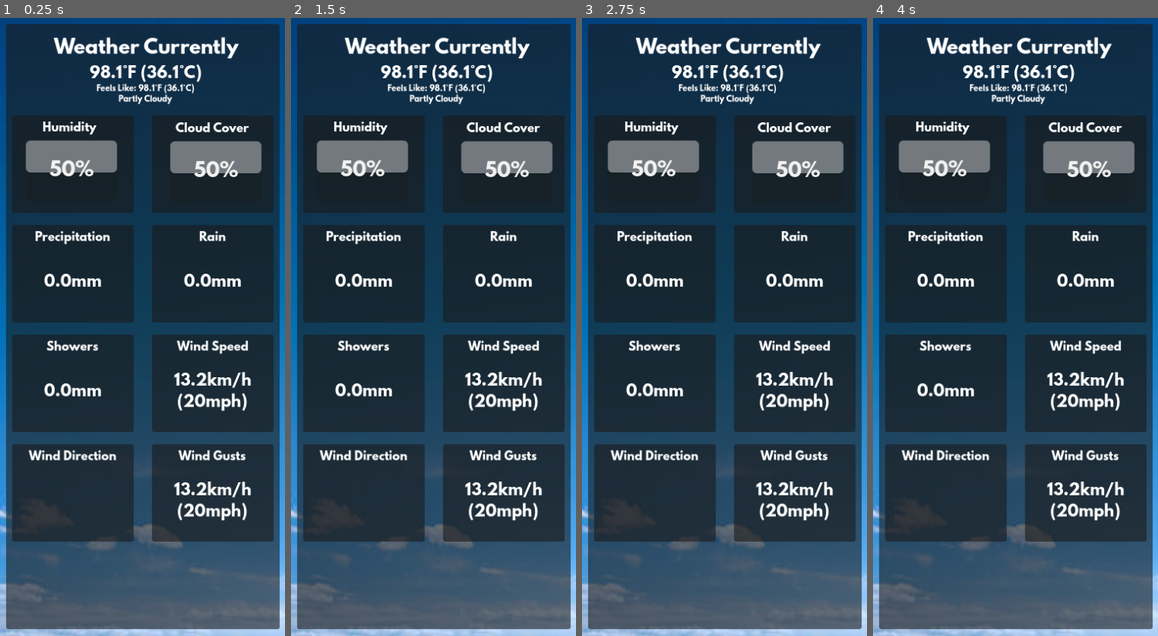
Above: before the commit, frames 1-4 (left to right).
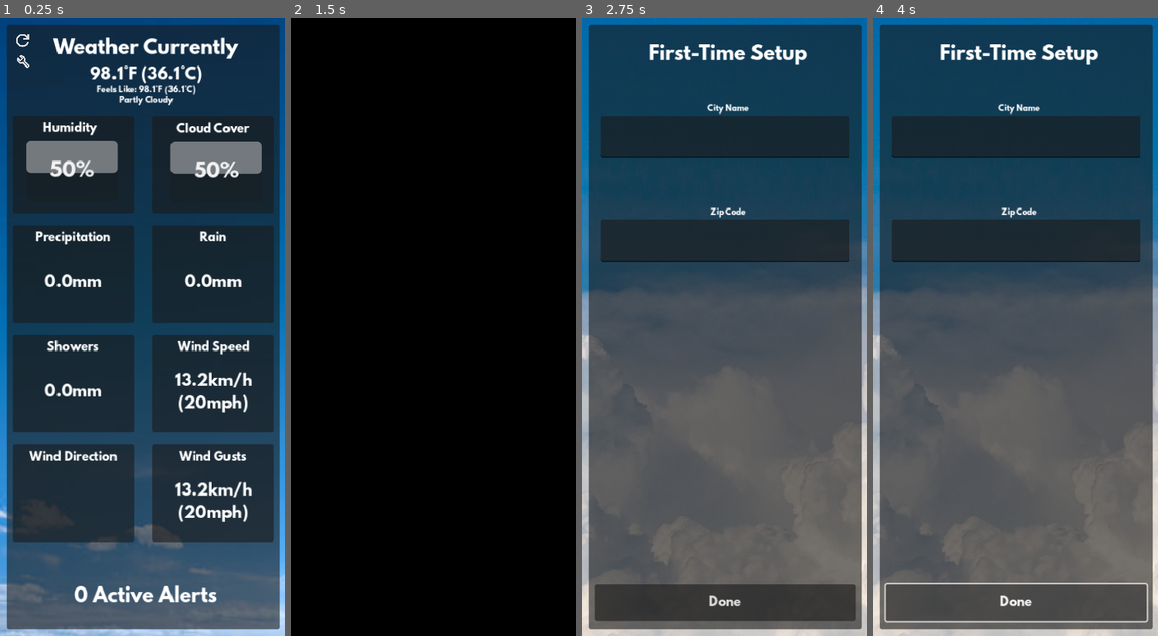
Above: after the commit, the same moments.

Repository: LapisGit/OpenWeather
Game: Godot game, scene res://main.tscn
Two runs of this game, one before a commit and one after it. Both use one fixed random seed, a clock stepped at 60 frames per second and the inputs below. This scene is started directly instead of the project's main scene.
Inputs (mouse positions are in pixels of both pictures, inside the frame that each line leads up to):
- Up to frame 1 (0.25 s): no input
- Up to frame 2 (1.5 s): click (313, 61) at 0.52 s; click (313, 61) at 1.27 s
- Up to frame 3 (2.75 s): click (724, 605) at 2 s, where only the run after the commit has a clickable "Done"
- Up to frame 4 (4 s): click (1015, 605) at 2.75 s, where only the run after the commit has a clickable "Done"; click (1015, 605) at 3.5 s, where only the run after the commit has a clickable "Done"

The runs differ from the first frame. In frame 1, 7.1% of the frame differs, in the area x 1-99%, y 1-99%; in frame 2, 100%, in the area x 0-100%, y 0-100%; in frame 3, 76%; in frame 4, 76%.

Commit message:
add alerts feature

Diff:
--- /dev/null
+++ b/AlertButton.tscn
@@ -0,0 +1,54 @@
+[gd_scene load_steps=3 format=3 uid="uid://bj0q0ysgyocdh"]
+
+[ext_resource type="Theme" uid="uid://u0pn6dodnqmp" path="res://assets/themes/Label.tres" id="1_funn1"]
+
+[sub_resource type="StyleBoxFlat" id="StyleBoxFlat_ig0cm"]
+bg_color = Color(0.27451, 0.368627, 0.478431, 1)
+corner_radius_top_left = 10
+corner_radius_top_right = 10
+corner_radius_bottom_right = 10
+corner_radius_bottom_left = 10
+
+[node name="AlertButton" type="Control"]
+custom_minimum_size = Vector2(410, 65)
+layout_mode = 3
+anchors_preset = 0
+offset_left = -22.0
+offset_top = -8.0
+offset_right = -22.0
+offset_bottom = -8.0
+
+[node name="Panel" type="Panel" parent="."]
+offset_left = 24.0
+offset_top = 8.0
+offset_right = 352.0
+offset_bottom = 56.0
+theme = ExtResource("1_funn1")
+theme_override_styles/panel = SubResource("StyleBoxFlat_ig0cm")
+metadata/_edit_use_anchors_ = true
+
+[node name="Event" type="Label" parent="Panel"]
+layout_mode = 0
+offset_left = 21.0
+offset_top = 10.0
+offset_right = 309.0
+offset_bottom = 31.0
+text = "EVENT TITLE"
+horizontal_alignment = 1
+metadata/_edit_use_anchors_ = true
+
+[node name="Severity" type="Label" parent="Panel"]
+offset_left = 21.0
+offset_top = 28.0
+offset_right = 309.0
+offset_bottom = 41.0
+theme_override_font_sizes/font_size = 9
+text = "SEVERITY"
+horizontal_alignment = 1
+metadata/_edit_use_anchors_ = true
+
+[node name="TextureButton" type="TextureButton" parent="."]
+offset_left = 21.0
+offset_top = 6.0
+offset_right = 355.0
+offset_bottom = 60.0
--- /dev/null
+++ b/assets/images/back.svg
@@ -0,0 +1 @@
+<svg xmlns="http://www.w3.org/2000/svg" height="24px" viewBox="0 -960 960 960" width="24px" fill="#e3e3e3"><path d="m313-440 224 224-57 56-320-320 320-320 57 56-224 224h487v80H313Z"/></svg>
--- /dev/null
+++ b/assets/images/refresh.svg
@@ -0,0 +1 @@
+<svg xmlns="http://www.w3.org/2000/svg" height="24px" viewBox="0 -960 960 960" width="24px" fill="#e3e3e3"><path d="M480-160q-134 0-227-93t-93-227q0-134 93-227t227-93q69 0 132 28.5T720-690v-110h80v280H520v-80h168q-32-56-87.5-88T480-720q-100 0-170 70t-70 170q0 100 70 170t170 70q77 0 139-44t87-116h84q-28 106-114 173t-196 67Z"/></svg>
--- /dev/null
+++ b/assets/images/setup.svg
@@ -0,0 +1 @@
+<svg xmlns="http://www.w3.org/2000/svg" height="24px" viewBox="0 -960 960 960" width="24px" fill="#e3e3e3"><path d="M686-132 444-376q-20 8-40.5 12t-43.5 4q-100 0-170-70t-70-170q0-36 10-68.5t28-61.5l146 146 72-72-146-146q29-18 61.5-28t68.5-10q100 0 170 70t70 170q0 23-4 43.5T584-516l244 242q12 12 12 29t-12 29l-84 84q-12 12-29 12t-29-12Zm29-85 27-27-256-256q18-20 26-46.5t8-53.5q0-60-38.5-104.5T386-758l74 74q12 12 12 28t-12 28L332-500q-12 12-28 12t-28-12l-74-74q9 57 53.5 95.5T360-440q26 0 52-8t47-25l256 256ZM472-488Z"/></svg>
--- a/main.gd
+++ b/main.gd
@@ -5,6 +5,8 @@
 var winddir: float
 var currentweatherurl: String = ""
 var code: int
+var alert_count: int
+var AlertButtonScene = preload("res://AlertButton.tscn")
 func _ready() -> void:
 	load_coordinates()
 	if lat != "" and lon != "":
@@ -14,6 +16,8 @@
 			"weather_code,cloud_cover,precipitation,rain,showers,is_day," + \
 			"temperature_2m,relative_humidity_2m,apparent_temperature&forecast_days=1"
 		$HTTPRequest.request(currentweatherurl)
+		var alerts_url = "https://api.weather.gov/alerts/active?point=" + lat + "," + lon
+		$GetAlerts.request(alerts_url)
 	else:
 		print("Latitude or longitude missing.")
 
@@ -177,3 +181,86 @@
 		$RainParts.emitting = true
 		$StatusPictures/Rain.visible = true
 		$Currently/WeatherCodeText.text = "Thunderstorms with Heavy Hail"
+
+
+func _on_get_alerts_request_completed(result: int, response_code: int, headers: PackedStringArray, body: PackedByteArray) -> void:
+	if response_code != 200:
+		print("Error fetching alerts: ", response_code)
+		alert_count = 0
+		return
+
+	var response = JSON.parse_string(body.get_string_from_utf8())
+	if typeof(response) != TYPE_DICTIONARY:
+		print("Invalid alerts response.")
+		alert_count = 0
+		return
+
+	var alerts = response.get("features", [])
+	alert_count = alerts.size()
+
+	print("Alert count: ", alert_count)
+	if alert_count == 1:
+		$Currently/AlertCount.text = str(alert_count)+" Active Alert"
+	else:
+		$Currently/AlertCount.text = str(alert_count)+" Active Alerts"
+
+	if alert_count == 0:
+		print("No active alerts.")
+	else:
+
+
+		for alert in alerts:
+			var properties = alert.get("properties", {})
+			var title = properties.get("headline", "No title")
+			var description = properties.get("description", "No description")
+			var severity = properties.get("severity", "Unknown")
+			var event = properties.get("event", "Unknown")
+
+			var alert_button = AlertButtonScene.instantiate()
+
+			alert_button.get_node("Panel/Event").text = event
+			alert_button.get_node("Panel/Severity").text = severity
+
+			# meta if i need it sometime lol
+			alert_button.set_meta("description", description)
+			alert_button.set_meta("severity", severity)
+			alert_button.set_meta("event", event)
+
+			alert_button.get_node("TextureButton").pressed.connect(func():
+				print("Alert clicked: ", title)
+				print("Event: ", event)
+				print("Severity: ", severity)
+				print("Description: ", description)
+				$AlertInfo/Event.text = event
+				$AlertInfo/Description.text = description
+				$AlertInfo/Severity.text = "Severity: "+ severity
+				var titlenew = title.replace(event, "").strip_edges()
+				$AlertInfo/Timing.text = titlenew
+				$Alerts.visible = false
+				$AlertInfo.visible = true
+			)
+
+			$Alerts/ScrollContainer/GridContainer.add_child(alert_button)
+
+
+func _on_backalerts_button_pressed() -> void:
+	$AlertInfo.visible = false
+	$Alerts.visible = true
+
+
+func _on_backalertslist_button_pressed() -> void:
+	$Alerts.visible = false
+	$Currently.visible = true
+
+
+func _on_activealerts_button_pressed() -> void:
+	$Currently.visible = false
+	$Alerts.visible = true
+
+
+func _on_texture_button_pressed() -> void:
+	global.changescene("res://main.tscn")
+
+
+func _on_setup_button_pressed() -> void:
+	global.changescene("res://setup.tscn")
--- a/main.tscn
+++ b/main.tscn
@@ -11,11 +11,16 @@
 [ext_resource type="FontFile" uid="uid://cqk3kstnv7mjt" path="res://assets/fonts/LeagueSpartan-Bold.otf" id="4_lquwl"]
 [ext_resource type="Texture2D" uid="uid://dgtii7mqkptxb" path="res://assets/images/tinystatus/rain.png" id="5_272bh"]
 [ext_resource type="Texture2D" uid="uid://lgvg5u846cbu" path="res://assets/images/tinystatus/snow.png" id="8_dg77c"]
+[ext_resource type="Texture2D" uid="uid://b33jjny7qplex" path="res://assets/images/back.svg" id="12_dg77c"]
+[ext_resource type="Texture2D" uid="uid://ciwbjqxo0le8v" path="res://assets/images/setup.svg" id="12_w48qg"]
+[ext_resource type="Texture2D" uid="uid://cns8awlkj6nff" path="res://assets/images/refresh.svg" id="12_ycdy4"]
 
 [node name="Main" type="Node2D"]
 script = ExtResource("1_0xm2m")
 
 [node name="HTTPRequest" type="HTTPRequest" parent="."]
+
+[node name="GetAlerts" type="HTTPRequest" parent="."]
 
 [node name="StatusPictures" type="Node2D" parent="."]
 
@@ -91,13 +96,13 @@
 scale_amount_min = 0.0
 scale_amount_max = 0.85
 
-[node name="Currently" type="Node2D" parent="."]
-
-[node name="Panel" type="Panel" parent="Currently"]
+[node name="Panel" type="Panel" parent="."]
 offset_left = 8.0
 offset_top = 8.0
 offset_right = 368.0
 offset_bottom = 803.0
+
+[node name="Currently" type="Node2D" parent="."]
 
 [node name="Panel2" type="Panel" parent="Currently"]
 offset_left = 16.0
@@ -360,4 +365,124 @@
 vertical_alignment = 1
 autowrap_mode = 2
 
+[node name="Setup" type="Sprite2D" parent="Currently"]
+position = Vector2(30, 57)
+scale = Vector2(0.130952, 0.130952)
+texture = ExtResource("12_w48qg")
+
+[node name="TextureButton" type="TextureButton" parent="Currently/Setup"]
+offset_left = -92.0
+offset_top = -92.0
+offset_right = 92.0
+offset_bottom = 99.0
+
+[node name="Refresh" type="Sprite2D" parent="Currently"]
+position = Vector2(29, 29)
+scale = Vector2(0.154762, 0.154762)
+texture = ExtResource("12_ycdy4")
+
+[node name="TextureButton" type="TextureButton" parent="Currently/Refresh"]
+offset_left = -84.0
+offset_top = -90.0
+offset_right = 90.0
+offset_bottom = 90.0
+
+[node name="AlertCount" type="Label" parent="Currently"]
+offset_left = 24.0
+offset_top = 744.0
+offset_right = 360.0
+offset_bottom = 772.0
+theme_override_fonts/font = ExtResource("4_lquwl")
+theme_override_font_sizes/font_size = 25
+text = "0 Active Alerts"
+horizontal_alignment = 1
+vertical_alignment = 1
+
+[node name="TextureButton" type="TextureButton" parent="Currently/AlertCount"]
+layout_mode = 0
+offset_left = 32.0
+offset_top = -8.0
+offset_right = 296.0
+offset_bottom = 40.0
+
+[node name="Alerts" type="Node2D" parent="."]
+visible = false
+
+[node name="Back" type="Sprite2D" parent="Alerts"]
+position = Vector2(32, 32)
+texture = ExtResource("12_dg77c")
+
+[node name="TextureButton" type="TextureButton" parent="Alerts/Back"]
+offset_left = -16.0
+offset_top = -16.0
+offset_right = 16.0
+offset_bottom = 16.0
+
+[node name="ScrollContainer" type="ScrollContainer" parent="Alerts"]
+offset_top = 48.0
+offset_right = 376.0
+offset_bottom = 792.0
+horizontal_scroll_mode = 0
+
+[node name="GridContainer" type="VBoxContainer" parent="Alerts/ScrollContainer"]
+layout_mode = 2
+alignment = 1
+
+[node name="AlertInfo" type="Node2D" parent="."]
+visible = false
+
+[node name="Back" type="Sprite2D" parent="AlertInfo"]
+position = Vector2(32, 32)
+texture = ExtResource("12_dg77c")
+
+[node name="TextureButton" type="TextureButton" parent="AlertInfo/Back"]
+offset_left = -16.0
+offset_top = -16.0
+offset_right = 16.0
+offset_bottom = 16.0
+
+[node name="Event" type="Label" parent="AlertInfo"]
+offset_left = 16.0
+offset_top = 64.0
+offset_right = 360.0
+offset_bottom = 112.0
+theme_override_fonts/font = ExtResource("4_lquwl")
+theme_override_font_sizes/font_size = 35
+horizontal_alignment = 1
+
+[node name="Timing" type="Label" parent="AlertInfo"]
+offset_left = 16.0
+offset_top = 112.0
+offset_right = 360.0
+offset_bottom = 176.0
+theme_override_fonts/font = ExtResource("4_lquwl")
+theme_override_font_sizes/font_size = 10
+horizontal_alignment = 1
+autowrap_mode = 2
+
+[node name="Description" type="Label" parent="AlertInfo"]
+offset_left = 16.0
+offset_top = 160.0
+offset_right = 360.0
+offset_bottom = 760.0
+theme_override_fonts/font = ExtResource("4_lquwl")
+horizontal_alignment = 1
+autowrap_mode = 2
+
+[node name="Severity" type="Label" parent="AlertInfo"]
+offset_left = 16.0
+offset_top = 768.0
+offset_right = 360.0
+offset_bottom = 793.0
+theme_override_fonts/font = ExtResource("4_lquwl")
+theme_override_font_sizes/font_size = 20
+horizontal_alignment = 1
+autowrap_mode = 2
+
 [connection signal="request_completed" from="HTTPRequest" to="." method="_on_HTTPRequest_request_completed"]
+[connection signal="request_completed" from="GetAlerts" to="." method="_on_get_alerts_request_completed"]
+[connection signal="pressed" from="Currently/Setup/TextureButton" to="." method="_on_setup_button_pressed"]
+[connection signal="pressed" from="Currently/Refresh/TextureButton" to="." method="_on_texture_button_pressed"]
+[connection signal="pressed" from="Currently/AlertCount/TextureButton" to="." method="_on_activealerts_button_pressed"]
+[connection signal="pressed" from="Alerts/Back/TextureButton" to="." method="_on_backalertslist_button_pressed"]
+[connection signal="pressed" from="AlertInfo/Back/TextureButton" to="." method="_on_backalerts_button_pressed"]
--- a/project.godot
+++ b/project.godot
@@ -31,6 +31,7 @@
 
 window/size/viewport_width=375
 window/size/viewport_height=812
+window/stretch/mode="canvas_items"
 
 [editor_plugins]
 
Not shown, added: assets/images/back.svg.import
Not shown, added: assets/images/refresh.svg.import
Not shown, added: assets/images/setup.svg.import
Not shown, added: export_presets.cfg
Not shown: 1 places in main.tscn that only renumber resources
